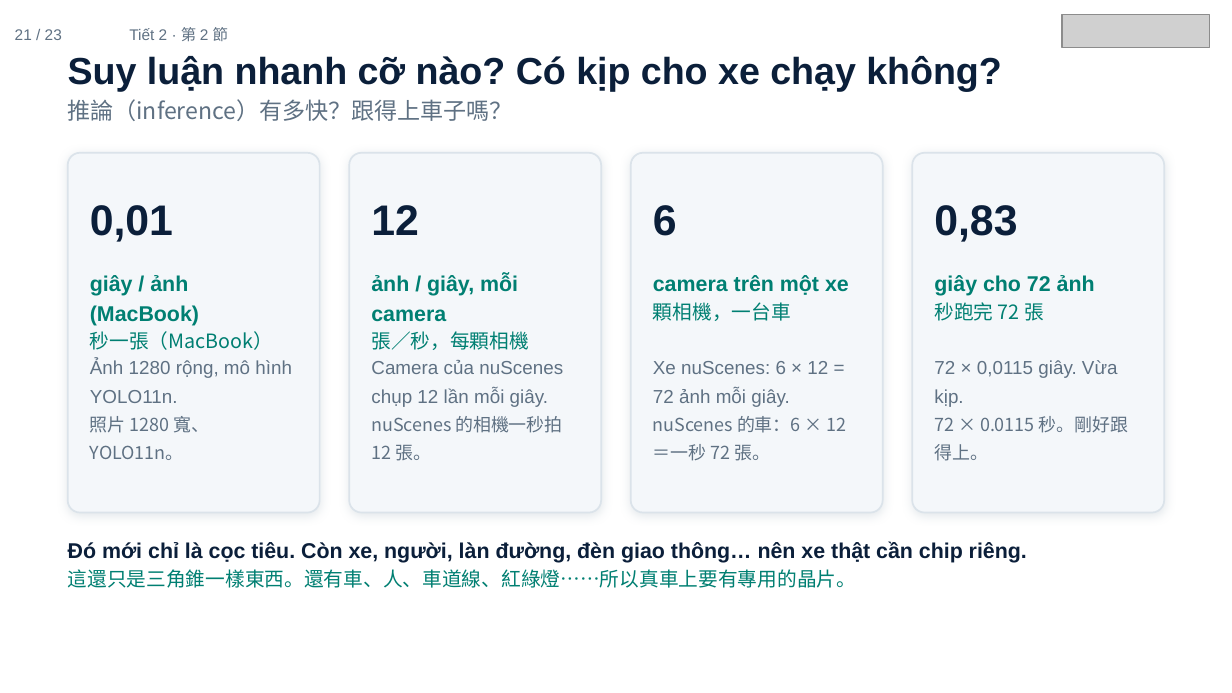
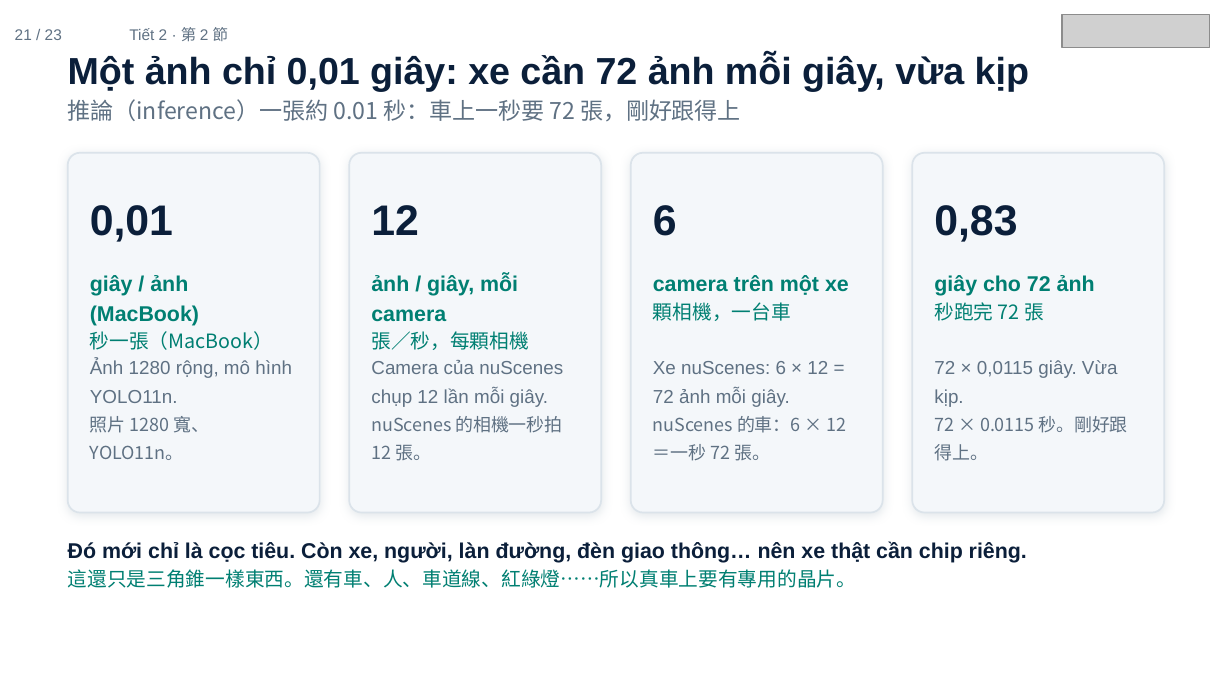
Before and after one commit to ch-neural/MITUST-Principles-of-Self-Driving-Cars, a slide deck: slide 21 of 第十週(11-12)/第十週_第2節_簡報.pptx. Drawn at 1232x693 pixels with LibreOffice and Linux fonts; fonts in the diff are those of the drawing; grey boxes stand for pictures. Boxes give left, top, right and bottom in pixels: in the first picture for what was removed or moved away, otherwise in the second. Text is boxed around its words. In the diff, an @@ line names an element or a change of style, - is before the commit and + after.

```diff
--- a/第十週(11-12)/第十週_第2節_簡報.pptx
+++ b/第十週(11-12)/第十週_第2節_簡報.pptx
@@ text at (68,54,1029,121): text changed @@
-Suy luận nhanh cỡ nào? Có kịp cho xe chạy không?
-推論（inference）有多快？跟得上車子嗎？
+Một ảnh chỉ 0,01 giây: xe cần 72 ảnh mỗi giây, vừa kịp
+推論（inference）一張約 0.01 秒：車上一秒要 72 張，剛好跟得上
```
Also in this commit, not shown: 12 other slides changed.
